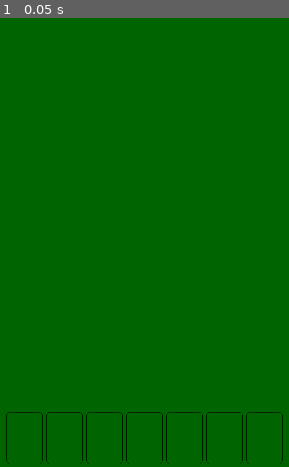
Above: before the commit, frame 1.
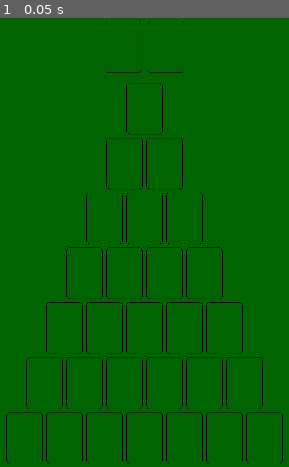
Above: after the commit, the same moment.

Repository: guilherme-antonio/Piranguim
Game: Godot game, scene res://MainScene.tscn
The game is run twice, just before and just after one commit, with the same random seed, the same clock (stepped at 60 frames per second) and the same inputs.
Inputs:
- Up to frame 1 (0.05 s): no input

The runs differ from the first frame. In frame 1, 2.1% of the frame differs, in the area x 2-92%, y 0-89%.

Commit message:
Adding all card lines

Diff:
--- a/MainScene.tscn
+++ b/MainScene.tscn
@@ -11,28 +11,90 @@
 
 [node name="Card-7-1" parent="." instance=ExtResource("1_bpidd")]
 position = Vector2(628, 1072)
-scale = Vector2(0.998018, 1)
 
 [node name="Card-7-2" parent="." instance=ExtResource("1_bpidd")]
 position = Vector2(724, 1072)
-scale = Vector2(0.998018, 1)
 
 [node name="Card-7-3" parent="." instance=ExtResource("1_bpidd")]
 position = Vector2(820, 1072)
-scale = Vector2(0.998018, 1)
 
 [node name="Card-7-4" parent="." instance=ExtResource("1_bpidd")]
 position = Vector2(916, 1072)
-scale = Vector2(0.998018, 1)
 
 [node name="Card-7-5" parent="." instance=ExtResource("1_bpidd")]
 position = Vector2(1012, 1072)
-scale = Vector2(0.998018, 1)
 
 [node name="Card-7-6" parent="." instance=ExtResource("1_bpidd")]
 position = Vector2(1108, 1072)
-scale = Vector2(0.998018, 1)
 
 [node name="Card-7-7" parent="." instance=ExtResource("1_bpidd")]
 position = Vector2(1204, 1072)
-scale = Vector2(0.998018, 1)
+
+[node name="Card-6-1" parent="." instance=ExtResource("1_bpidd")]
+position = Vector2(676, 940)
+
+[node name="Card-6-2" parent="." instance=ExtResource("1_bpidd")]
+position = Vector2(772, 940)
+
+[node name="Card-6-3" parent="." instance=ExtResource("1_bpidd")]
+position = Vector2(868, 940)
+
+[node name="Card-6-4" parent="." instance=ExtResource("1_bpidd")]
+position = Vector2(964, 940)
+
+[node name="Card-6-5" parent="." instance=ExtResource("1_bpidd")]
+position = Vector2(1060, 940)
+
+[node name="Card-6-6" parent="." instance=ExtResource("1_bpidd")]
+position = Vector2(1156, 940)
+
+[node name="Card-5-1" parent="." instance=ExtResource("1_bpidd")]
+position = Vector2(724, 808)
+
+[node name="Card-5-2" parent="." instance=ExtResource("1_bpidd")]
+position = Vector2(820, 808)
+
+[node name="Card-5-3" parent="." instance=ExtResource("1_bpidd")]
+position = Vector2(916, 808)
+
+[node name="Card-5-4" parent="." instance=ExtResource("1_bpidd")]
+position = Vector2(1012, 808)
+
+[node name="Card-5-5" parent="." instance=ExtResource("1_bpidd")]
+position = Vector2(1108, 808)
+
+[node name="Card-4-1" parent="." instance=ExtResource("1_bpidd")]
+position = Vector2(772, 676)
+
+[node name="Card-4-2" parent="." instance=ExtResource("1_bpidd")]
+position = Vector2(868, 676)
+
+[node name="Card-4-3" parent="." instance=ExtResource("1_bpidd")]
+position = Vector2(964, 676)
+
+[node name="Card-4-4" parent="." instance=ExtResource("1_bpidd")]
+position = Vector2(1060, 676)
+
+[node name="Card-3-1" parent="." instance=ExtResource("1_bpidd")]
+position = Vector2(820, 544)
+
+[node name="Card-3-2" parent="." instance=ExtResource("1_bpidd")]
+position = Vector2(916, 544)
+
+[node name="Card-3-3" parent="." instance=ExtResource("1_bpidd")]
+position = Vector2(1012, 544)
+
+[node name="Card-2-1" parent="." instance=ExtResource("1_bpidd")]
+position = Vector2(868, 412)
+
+[node name="Card-2-2" parent="." instance=ExtResource("1_bpidd")]
+position = Vector2(964, 412)
+
+[node name="Card-1-1" parent="." instance=ExtResource("1_bpidd")]
+position = Vector2(916, 280)
+
+[node name="Card-Top-1" parent="." instance=ExtResource("1_bpidd")]
+position = Vector2(864, 132)
+
+[node name="Card-Top-2" parent="." instance=ExtResource("1_bpidd")]
+position = Vector2(968, 132)
